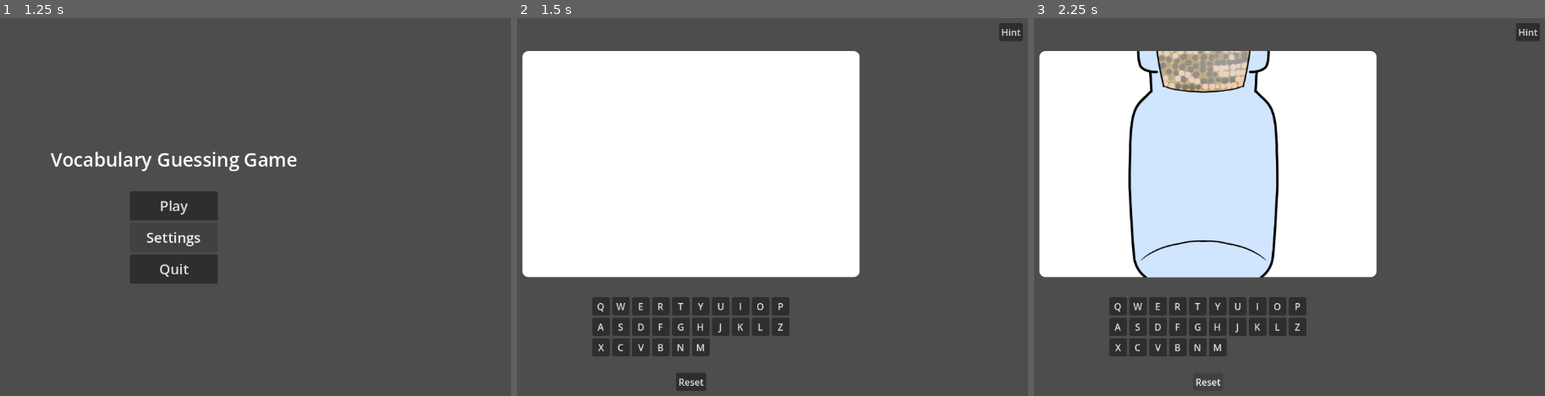
Above: before the commit, frames 1-3 (left to right).
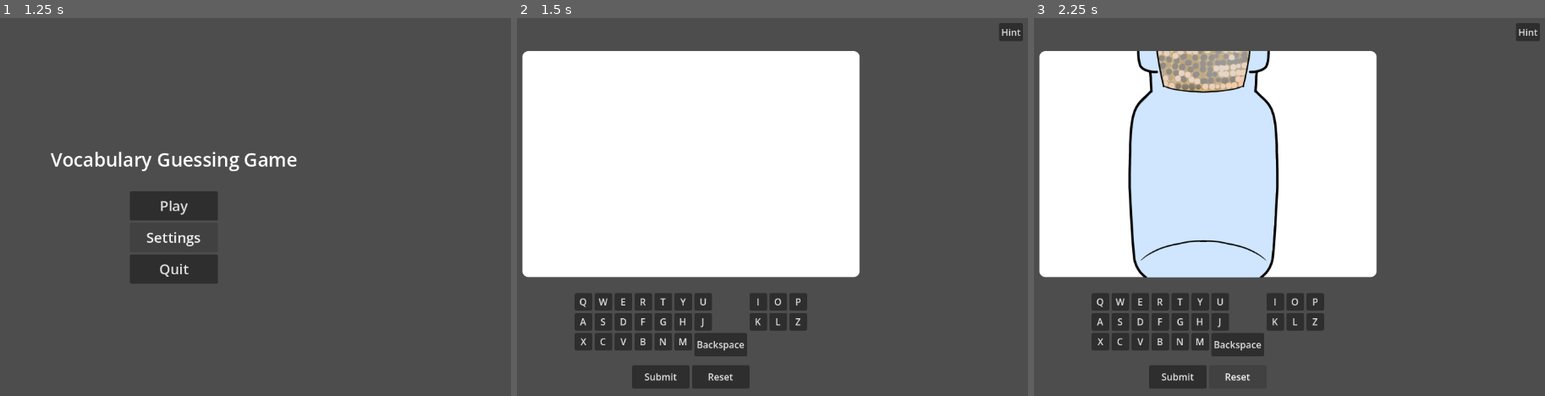
Above: after the commit, the same moments.

Repository: anaissnow/vocabulary-memorization-game
Game: Godot game, scene res://scenes/menus/main_menu.tscn
Two runs of this game, one before a commit and one after it. Both use one fixed random seed, a clock stepped at 60 frames per second and the inputs below. The engine's default icon, where the game draws it, is replaced by a stand-in: a white triangle on a blue panel in a dark square.
Inputs:
- Up to frame 1 (1.25 s): click "Settings" at 0.5 s
- Up to frame 2 (1.5 s): click "Play" at 1.25 s
- Up to frame 3 (2.25 s): click "Reset" at 2 s

Frame 1 is identical in both runs. In frame 2, 5.2% of the frame differs, in the area x 11-57%, y 72-99%; in frame 3, 4.6%.

Commit message:
added backspace function

Diff:
--- a/vocabulary-memorization-game/project.godot
+++ b/vocabulary-memorization-game/project.godot
@@ -15,6 +15,10 @@
 config/features=PackedStringArray("4.7", "Mobile")
 config/icon="res://icon.svg"
 
+[autoload]
+
+AudioController="*uid://dsyclh226nlwl"
+
 [physics]
 
 3d/physics_engine="Jolt Physics"
--- /dev/null
+++ b/vocabulary-memorization-game/scenes/audio_controller.tscn
@@ -0,0 +1,18 @@
+[gd_scene format=3 uid="uid://dsyclh226nlwl"]
+
+[ext_resource type="Script" uid="uid://c0ic7ii1ik3te" path="res://scripts/audio_controller.gd" id="1_5dt40"]
+[ext_resource type="AudioStream" uid="uid://dq3e42w508jrm" path="res://assets/sfx/click3.ogg" id="2_cedxo"]
+[ext_resource type="AudioStream" uid="uid://cilhdp8osit8l" path="res://assets/sfx/013_Confirm_03.wav" id="3_6fhfa"]
+[ext_resource type="AudioStream" uid="uid://63utwlx5fjun" path="res://assets/sfx/033_Denied_03.wav" id="4_vj1x0"]
+
+[node name="AudioController" type="Node2D" unique_id=1658489004]
+script = ExtResource("1_5dt40")
+
+[node name="Button" type="AudioStreamPlayer" parent="." unique_id=575251302]
+stream = ExtResource("2_cedxo")
+
+[node name="Correct" type="AudioStreamPlayer" parent="." unique_id=846942248]
+stream = ExtResource("3_6fhfa")
+
+[node name="Wrong" type="AudioStreamPlayer" parent="." unique_id=1586323683]
+stream = ExtResource("4_vj1x0")
--- a/vocabulary-memorization-game/scenes/test_level.tscn
+++ b/vocabulary-memorization-game/scenes/test_level.tscn
@@ -29,20 +29,6 @@
 offset_right = 287.5
 offset_bottom = 443.5
 grow_vertical = 1
-
-[node name="Reset" type="Button" parent="CanvasLayer" unique_id=486303882]
-anchors_preset = 7
-anchor_left = 0.5
-anchor_top = 1.0
-anchor_right = 0.5
-anchor_bottom = 1.0
-offset_left = -25.0
-offset_top = -41.0
-offset_right = 26.0
-offset_bottom = -10.0
-grow_horizontal = 2
-grow_vertical = 0
-text = "Reset"
 
 [node name="Keyboard" type="GridContainer" parent="CanvasLayer" unique_id=1625909920]
 anchors_preset = 7
@@ -62,133 +48,164 @@
 
 [node name="Q" type="Button" parent="CanvasLayer/Keyboard" unique_id=1370488240]
 custom_minimum_size = Vector2(30, 30)
+custom_maximum_size = Vector2(30, 30)
 layout_mode = 2
 text = "Q"
 
 [node name="W" type="Button" parent="CanvasLayer/Keyboard" unique_id=1133610947]
 custom_minimum_size = Vector2(30, 30)
+custom_maximum_size = Vector2(30, 30)
 layout_mode = 2
 text = "W"
 
 [node name="E" type="Button" parent="CanvasLayer/Keyboard" unique_id=1774815798]
 custom_minimum_size = Vector2(30, 30)
+custom_maximum_size = Vector2(30, 30)
 layout_mode = 2
 text = "E"
 
 [node name="R" type="Button" parent="CanvasLayer/Keyboard" unique_id=1157323584]
 custom_minimum_size = Vector2(30, 30)
+custom_maximum_size = Vector2(30, 30)
 layout_mode = 2
 text = "R"
 
 [node name="T" type="Button" parent="CanvasLayer/Keyboard" unique_id=931705174]
 custom_minimum_size = Vector2(30, 30)
+custom_maximum_size = Vector2(30, 30)
 layout_mode = 2
 text = "T"
 
 [node name="Y" type="Button" parent="CanvasLayer/Keyboard" unique_id=1464779296]
 custom_minimum_size = Vector2(30, 30)
+custom_maximum_size = Vector2(30, 30)
 layout_mode = 2
 text = "Y"
 
 [node name="U" type="Button" parent="CanvasLayer/Keyboard" unique_id=374468351]
 custom_minimum_size = Vector2(30, 30)
+custom_maximum_size = Vector2(30, 30)
 layout_mode = 2
 text = "U"
 
 [node name="I" type="Button" parent="CanvasLayer/Keyboard" unique_id=1798220468]
 custom_minimum_size = Vector2(30, 30)
+custom_maximum_size = Vector2(30, 30)
 layout_mode = 2
 text = "I"
 
 [node name="O" type="Button" parent="CanvasLayer/Keyboard" unique_id=1711003868]
 custom_minimum_size = Vector2(30, 30)
+custom_maximum_size = Vector2(30, 30)
 layout_mode = 2
 text = "O"
 
 [node name="P" type="Button" parent="CanvasLayer/Keyboard" unique_id=1639381943]
 custom_minimum_size = Vector2(30, 30)
+custom_maximum_size = Vector2(30, 30)
 layout_mode = 2
 text = "P"
 
 [node name="A" type="Button" parent="CanvasLayer/Keyboard" unique_id=864035072]
 custom_minimum_size = Vector2(30, 30)
+custom_maximum_size = Vector2(30, 30)
 layout_mode = 2
 text = "A"
 
 [node name="S" type="Button" parent="CanvasLayer/Keyboard" unique_id=43427942]
 custom_minimum_size = Vector2(30, 30)
+custom_maximum_size = Vector2(30, 30)
 layout_mode = 2
 text = "S"
 
 [node name="D" type="Button" parent="CanvasLayer/Keyboard" unique_id=1147216625]
 custom_minimum_size = Vector2(30, 30)
+custom_maximum_size = Vector2(30, 30)
 layout_mode = 2
 text = "D"
 
 [node name="F" type="Button" parent="CanvasLayer/Keyboard" unique_id=25677887]
 custom_minimum_size = Vector2(30, 30)
+custom_maximum_size = Vector2(30, 30)
 layout_mode = 2
 text = "F"
 
 [node name="G" type="Button" parent="CanvasLayer/Keyboard" unique_id=373007004]
 custom_minimum_size = Vector2(30, 30)
+custom_maximum_size = Vector2(30, 30)
 layout_mode = 2
 text = "G"
 
 [node name="H" type="Button" parent="CanvasLayer/Keyboard" unique_id=73638237]
 custom_minimum_size = Vector2(30, 30)
+custom_maximum_size = Vector2(30, 30)
 layout_mode = 2
 text = "H"
 
 [node name="J" type="Button" parent="CanvasLayer/Keyboard" unique_id=1842190614]
 custom_minimum_size = Vector2(30, 30)
+custom_maximum_size = Vector2(30, 30)
 layout_mode = 2
 text = "J"
 
 [node name="K" type="Button" parent="CanvasLayer/Keyboard" unique_id=192491916]
 custom_minimum_size = Vector2(30, 30)
+custom_maximum_size = Vector2(30, 30)
 layout_mode = 2
 text = "K"
 
 [node name="L" type="Button" parent="CanvasLayer/Keyboard" unique_id=1763931267]
 custom_minimum_size = Vector2(30, 30)
+custom_maximum_size = Vector2(30, 30)
 layout_mode = 2
 text = "L"
 
 [node name="Z" type="Button" parent="CanvasLayer/Keyboard" unique_id=898778661]
 custom_minimum_size = Vector2(30, 30)
+custom_maximum_size = Vector2(30, 30)
 layout_mode = 2
 text = "Z"
 
 [node name="X" type="Button" parent="CanvasLayer/Keyboard" unique_id=1821855538]
 custom_minimum_size = Vector2(30, 30)
+custom_maximum_size = Vector2(30, 30)
 layout_mode = 2
 text = "X"
 
 [node name="C" type="Button" parent="CanvasLayer/Keyboard" unique_id=1112760248]
 custom_minimum_size = Vector2(30, 30)
+custom_maximum_size = Vector2(30, 30)
 layout_mode = 2
 text = "C"
 
 [node name="V" type="Button" parent="CanvasLayer/Keyboard" unique_id=1588880290]
 custom_minimum_size = Vector2(30, 30)
+custom_maximum_size = Vector2(30, 30)
 layout_mode = 2
 text = "V"
 
 [node name="B" type="Button" parent="CanvasLayer/Keyboard" unique_id=1919250395]
 custom_minimum_size = Vector2(30, 30)
+custom_maximum_size = Vector2(30, 30)
 layout_mode = 2
 text = "B"
 
 [node name="N" type="Button" parent="CanvasLayer/Keyboard" unique_id=2015678270]
 custom_minimum_size = Vector2(30, 30)
+custom_maximum_size = Vector2(30, 30)
 layout_mode = 2
 text = "N"
 
 [node name="M" type="Button" parent="CanvasLayer/Keyboard" unique_id=2145711659]
 custom_minimum_size = Vector2(30, 30)
+custom_maximum_size = Vector2(30, 30)
 layout_mode = 2
 text = "M"
+
+[node name="Backspace" type="Button" parent="CanvasLayer/Keyboard" unique_id=1403596565]
+custom_minimum_size = Vector2(90, 40)
+layout_mode = 2
+text = "Backspace"
 
 [node name="HintButton" type="Button" parent="CanvasLayer" unique_id=1702076692]
 anchors_preset = 1
@@ -216,5 +233,33 @@
 grow_vertical = 2
 autowrap_mode = 2
 
-[connection signal="pressed" from="CanvasLayer/Reset" to="." method="_on_reset_pressed"]
+[node name="HBoxContainer" type="HBoxContainer" parent="CanvasLayer" unique_id=2084527816]
+custom_minimum_size = Vector2(200, 40)
+anchors_preset = 7
+anchor_left = 0.5
+anchor_top = 1.0
+anchor_right = 0.5
+anchor_bottom = 1.0
+offset_left = -59.0
+offset_top = -54.0
+offset_right = 59.0
+offset_bottom = -14.0
+grow_horizontal = 2
+grow_vertical = 0
+
+[node name="SubmitButton" type="Button" parent="CanvasLayer/HBoxContainer" unique_id=449237336]
+custom_minimum_size = Vector2(90, 40)
+layout_mode = 2
+size_flags_horizontal = 3
+text = "Submit"
+
+[node name="Reset" type="Button" parent="CanvasLayer/HBoxContainer" unique_id=486303882]
+custom_minimum_size = Vector2(90, 40)
+layout_mode = 2
+size_flags_horizontal = 3
+text = "Reset"
+
+[connection signal="pressed" from="CanvasLayer/Keyboard/Backspace" to="." method="_on_backspace_pressed"]
 [connection signal="pressed" from="CanvasLayer/HintButton" to="." method="_on_hint_button_pressed"]
+[connection signal="pressed" from="CanvasLayer/HBoxContainer/SubmitButton" to="." method="_on_submit_button_pressed"]
+[connection signal="pressed" from="CanvasLayer/HBoxContainer/Reset" to="." method="_on_reset_pressed"]
--- /dev/null
+++ b/vocabulary-memorization-game/scripts/audio_controller.gd
@@ -0,0 +1,16 @@
+extends Node2D
+
+
+@onready var button: AudioStreamPlayer = $Button
+@onready var correct: AudioStreamPlayer = $Correct
+@onready var wrong: AudioStreamPlayer = $Wrong
+
+
+func play_button():
+	button.play()
+
+func play_correct():
+	correct.play()
+
+func play_wrong():
+	wrong.play()
--- a/vocabulary-memorization-game/scripts/flashcard.gd
+++ b/vocabulary-memorization-game/scripts/flashcard.gd
@@ -13,12 +13,12 @@
 
 
 func show_card(card: CardData):
-	print("RAW HINT: ")
-	print(card.hint_lines)
-
-	print("SPLIT RESULT: ")
-	print(hint_lines)
-	print("SIZE: ", hint_lines.size())
+	#print("RAW HINT: ")
+	#print(card.hint_lines)
+	#
+	#print("SPLIT RESULT: ")
+	#print(hint_lines)
+	#print("SIZE: ", hint_lines.size())
 
 	hint_lines = card.hint_lines
 	current_hint = 0
@@ -36,8 +36,37 @@
 
 
 func append_letter(letter: String):
+	if letter == "Backspace":
+		backspace_word()
+		return
 	answer_label.text += letter
 
 
 func get_answer_text() -> String:
 	return answer_label.text
+
+
+func check_answer(card: CardData) -> bool:
+	var input = answer_label.text.strip_edges().to_lower()
+	var correct = card.answer.strip_edges().to_lower()
+
+	if input == correct:
+		return true
+	else:
+		return false
+
+
+func backspace_word():
+	var text = answer_label.text.strip_edges()
+
+	if text == "":
+		return
+
+	var words = text.split("", false)
+
+	if words.size() <= 1:
+		# only one word left
+		answer_label.text = ""
+	else:
+		words.remove_at(words.size() - 1)
+		answer_label.text = "".join(words)
--- a/vocabulary-memorization-game/scripts/keyboard.gd
+++ b/vocabulary-memorization-game/scripts/keyboard.gd
@@ -3,13 +3,15 @@
 
 
 signal key_pressed(letter: String)
+signal backspace_word_pressed
 
 
 func _ready() -> void:
 	for button in get_children():
 		if button is Button:
 			button.pressed.connect(_on_letter_pressed.bind(button.text))
-
+		button.pressed.connect(func(): backspace_word_pressed.emit())
 
 func _on_letter_pressed(letter: String):
+	AudioController.play_button()
 	key_pressed.emit(letter)
--- a/vocabulary-memorization-game/scripts/main_menu.gd
+++ b/vocabulary-memorization-game/scripts/main_menu.gd
@@ -7,12 +7,15 @@
 var level = preload("uid://cauu7jhe00wfc")
 
 func _on_play_button_pressed() -> void:
+	AudioController.play_button()
 	get_tree().change_scene_to_packed(level)
 
 
 func _on_settings_button_pressed() -> void:
+	AudioController.play_button()
 	pass # Replace with function body.
 
 
 func _on_quit_button_pressed() -> void:
+	AudioController.play_button()
 	get_tree().quit()
--- a/vocabulary-memorization-game/scripts/test_level.gd
+++ b/vocabulary-memorization-game/scripts/test_level.gd
@@ -9,21 +9,43 @@
 @export var cards: Array[CardData]
 #@onready var card = cards.pick_random()
 @onready var image = card_front.get_node("%Image")
+var current_card : CardData
 
 
 func _ready() -> void:
 	keyboard.key_pressed.connect(card_front.append_letter)
-	print(card_front.get_answer_text)
+	print(card_front.get_answer_text())
 	#image.texture = card.image
 
 func _on_reset_pressed() -> void:
+	AudioController.play_button()
+	card_front.answer_label.text = ""
 	load_new_card()
 
 
 func _on_hint_button_pressed() -> void:
+	AudioController.play_button()
 	card_front.reveal_next_hint()
 
 
 func load_new_card():
-	var card = cards.pick_random()
-	card_front.show_card(card)
+	current_card = cards.pick_random()
+	card_front.show_card(current_card)
+
+
+func _on_submit_button_pressed() -> void:
+	AudioController.play_button()
+	await get_tree().create_timer(1.0).timeout
+	if card_front.check_answer(current_card):
+		AudioController.play_correct()
+		print("Correct!")
+	else:
+		AudioController.play_wrong()
+		print("Wrong!")
+	card_front.answer_label.text = ""
+	load_new_card()
+
+
+func _on_backspace_pressed() -> void:
+	AudioController.play_button()
+	card_front.backspace_word()
Not shown, added: vocabulary-memorization-game/assets/sfx/013_Confirm_03.wav.import
Not shown, added: vocabulary-memorization-game/assets/sfx/033_Denied_03.wav.import
Not shown, added: vocabulary-memorization-game/assets/sfx/click3.ogg.import
Not shown, added: vocabulary-memorization-game/scripts/audio_controller.gd.uid
Not shown, added: vocabulary-memorization-game/assets/sfx/013_Confirm_03.wav
Not shown, added: vocabulary-memorization-game/assets/sfx/033_Denied_03.wav
Not shown, added: vocabulary-memorization-game/assets/sfx/click3.ogg
